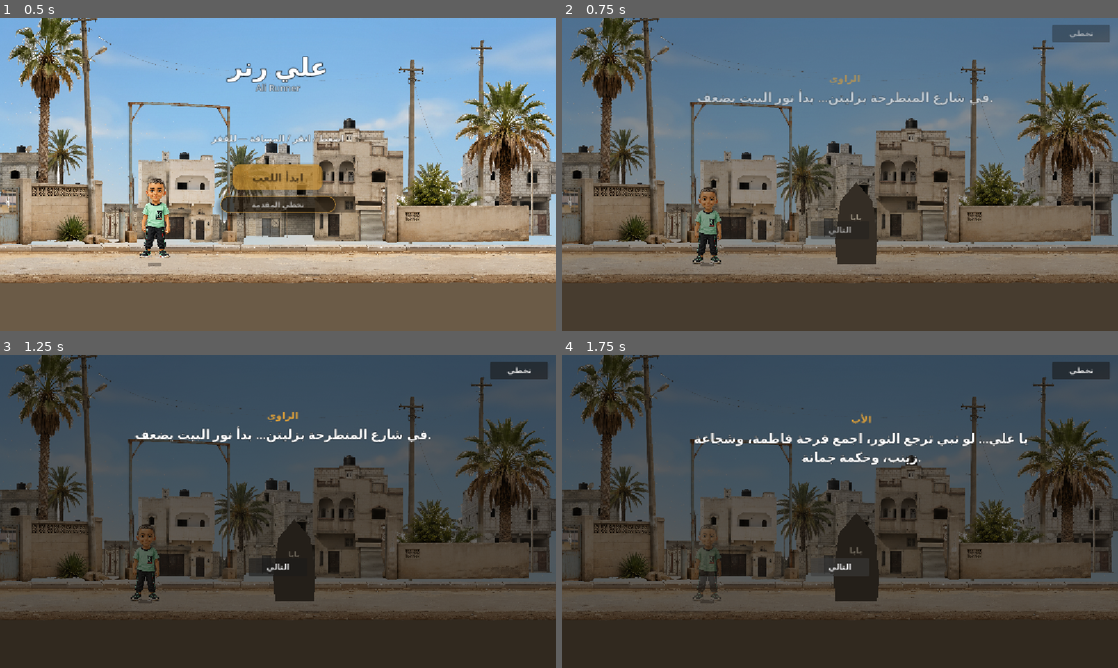
Above: before the commit, frames 1-4 (two rows, left to right).
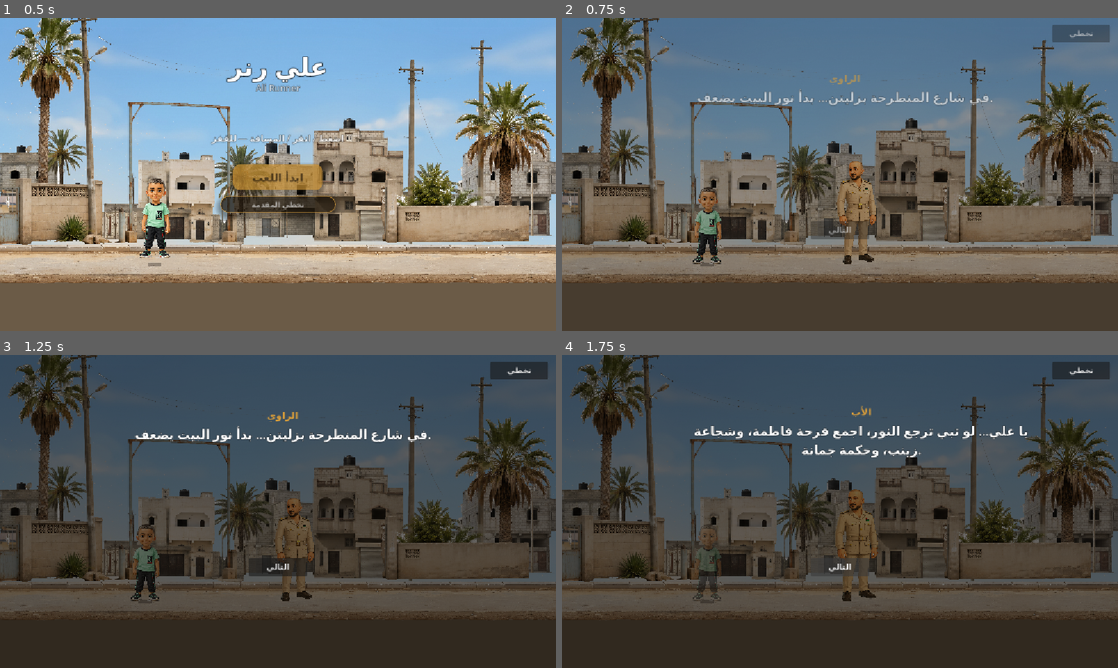
Above: after the commit, the same moments.

Repository: HamzaJwan/Ali-s-Runner
Game: Godot game, scene res://scenes/Main.tscn
Same seed, same stepped clock (60 frames per second), same inputs: the game is played once before the commit and once after it.
Inputs:
- Up to frame 1 (0.5 s): no input
- Up to frame 2 (0.75 s): click "ابدأ اللعب" at 0.5 s
- Up to frame 3 (1.25 s): no input
- Up to frame 4 (1.75 s): click "التالي" at 1.25 s

Frame 1 is identical in both runs. In frame 2, 1.7% of the frame differs, in the area x 49-57%, y 45-79%; in frame 3, 1.4%; in frame 4, 3.7%, in the area x 23-84%, y 16-79%.

Commit message:
autopilot: polish character scales and father presentation
Integrate the four real character PNGs (father_left, fatima/zainab/jomana
companion) into the existing encounter_data.gd asset pipeline, recalibrate
Fatima's story-scene size so she reads as small-but-present rather than
tiny, and give Father an asymmetric dim/brighten treatment in the cinematic
intro so he stays a heroic, important presence even when not the active
speaker.

Co-Authored-By: Claude Sonnet 4.6 <noreply@anthropic.com>

Diff:
--- a/scripts/main.gd
+++ b/scripts/main.gd
@@ -81,6 +81,11 @@
 const INTRO_FOCUS_TWEEN_TIME := 0.35
 const INTRO_DIM_ALPHA := 0.55
 const INTRO_FOCUS_SCALE := 1.08
+const FATHER_NON_SPEAKER_DIM_ALPHA := 0.78
+const FATHER_SPEAKING_TINT := Color(1.06, 1.04, 0.96, 1.0)
+const FATHER_RESTING_TINT := Color(1.0, 1.0, 1.0, 1.0)
+const IDLE_BREATH_TIME := 1.6
+const IDLE_BREATH_BOB := 2.0
 const FAMILY_GROUP_SCALE := 0.65
 const FAMILY_GROUP_FATIMA_X := 380.0
 const FAMILY_GROUP_ZAINAB_X := 450.0
@@ -486,7 +491,7 @@
 		_intro_focus_tween.kill()
 	_intro_focus_tween = null
 	father_npc.visible = false
-	father_npc.modulate.a = 1.0
+	father_npc.modulate = Color.WHITE
 	father_npc.scale = Vector2.ONE
 	player.modulate = Color.WHITE
 	player_story_sprite.modulate.a = 1.0
@@ -531,13 +536,19 @@
 	var ali_scale_mult := 1.0
 	var father_scale_mult := 1.0
 	var ali_alpha := 1.0
-	var father_alpha := 1.0
+	# Father stays a heroic, important presence even while Ali is speaking,
+	# so he only dims slightly instead of matching Ali's full dim amount.
+	var father_modulate := FATHER_RESTING_TINT
 	if speaker_visual == "ali":
 		ali_scale_mult = INTRO_FOCUS_SCALE
-		father_alpha = INTRO_DIM_ALPHA
+		father_modulate = Color(
+			FATHER_RESTING_TINT.r, FATHER_RESTING_TINT.g, FATHER_RESTING_TINT.b,
+			FATHER_NON_SPEAKER_DIM_ALPHA
+		)
 	elif speaker_visual == "father":
 		father_scale_mult = INTRO_FOCUS_SCALE
 		ali_alpha = INTRO_DIM_ALPHA
+		father_modulate = FATHER_SPEAKING_TINT
 
 	if _intro_focus_tween != null and _intro_focus_tween.is_valid():
 		_intro_focus_tween.kill()
@@ -554,7 +565,7 @@
 		INTRO_FOCUS_TWEEN_TIME
 	).set_trans(Tween.TRANS_SINE).set_ease(Tween.EASE_OUT)
 	_intro_focus_tween.tween_property(
-		father_npc, "modulate:a", father_alpha, INTRO_FOCUS_TWEEN_TIME
+		father_npc, "modulate", father_modulate, INTRO_FOCUS_TWEEN_TIME
 	)
 
 
@@ -1108,10 +1119,10 @@
 	zainab_npc.visible = false
 	jomana_npc.visible = false
 	father_npc.visible = false
-	fatima_npc.modulate.a = 1.0
-	zainab_npc.modulate.a = 1.0
-	jomana_npc.modulate.a = 1.0
-	father_npc.modulate.a = 1.0
+	fatima_npc.modulate = Color.WHITE
+	zainab_npc.modulate = Color.WHITE
+	jomana_npc.modulate = Color.WHITE
+	father_npc.modulate = Color.WHITE
 	fatima_npc.scale = Vector2.ONE
 	zainab_npc.scale = Vector2.ONE
 	jomana_npc.scale = Vector2.ONE
--- a/scripts/story/encounter_data.gd
+++ b/scripts/story/encounter_data.gd
@@ -28,10 +28,10 @@
 		"trigger_score": 15,
 		"retry_score": 15 + FATIMA_REWARD_BONUS,
 		"post_speed": 240.0,
-		"asset_path": "res://assets/characters/fatima/fatima_helper.png",
+		"asset_path": "res://assets/characters/fatima/fatima_companion.png",
 		"placeholder_text": "فاطمة ⭐",
 		"speaker_name": "فاطمة",
-		"visual_height": 100.0,
+		"visual_height": 72.0,
 		"story_position_role": POSITION_CURB,
 		"arrival_mode": ARRIVAL_REVEAL,
 		"dialogue_steps": [
@@ -52,7 +52,7 @@
 		"trigger_score": 35,
 		"retry_score": 35,
 		"post_speed": 255.0,
-		"asset_path": "res://assets/characters/zainab/zainab_helper.png",
+		"asset_path": "res://assets/characters/zainab/zainab_companion.png",
 		"placeholder_text": "زينب ❤️",
 		"speaker_name": "زينب",
 		"visual_height": 84.0,
@@ -74,7 +74,7 @@
 		"trigger_score": 60,
 		"retry_score": 60,
 		"post_speed": 270.0,
-		"asset_path": "res://assets/characters/jomana/jomana_helper.png",
+		"asset_path": "res://assets/characters/jomana/jomana_companion.png",
 		"placeholder_text": "جمانة 🗝️",
 		"speaker_name": "جمانة",
 		"visual_height": 92.0,
@@ -101,10 +101,10 @@
 		"trigger_score": 90,
 		"retry_score": 90,
 		"post_speed": 270.0,
-		"asset_path": "res://assets/characters/father/father_ending.png",
+		"asset_path": "res://assets/characters/father/father_left.png",
 		"placeholder_text": "بابا",
 		"speaker_name": "الأب",
-		"visual_height": 200.0,
+		"visual_height": 215.0,
 		"story_position_role": POSITION_ROAD,
 		"arrival_mode": ARRIVAL_REVEAL,
 		"dialogue_steps": [
Binary file added: assets/characters/father/father_left.png
Not shown, added: assets/characters/father/father_left.png.import
Binary file added: assets/characters/fatima/fatima_companion.png
Not shown, added: assets/characters/fatima/fatima_companion.png.import
Binary file added: assets/characters/jomana/jomana_companion.png
Not shown, added: assets/characters/jomana/jomana_companion.png.import
Binary file added: assets/characters/zainab/zainab_companion.png
Not shown, added: assets/characters/zainab/zainab_companion.png.import
Not shown, changed: docs/AUTOPILOT_PROGRESS.md
